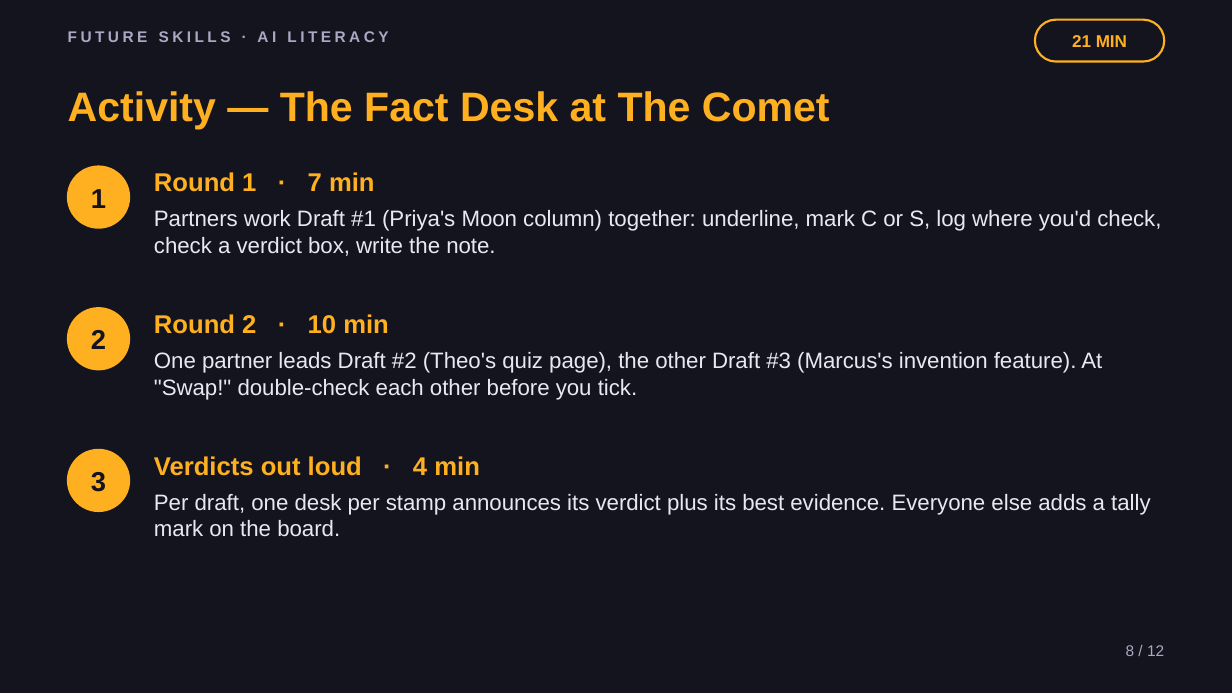
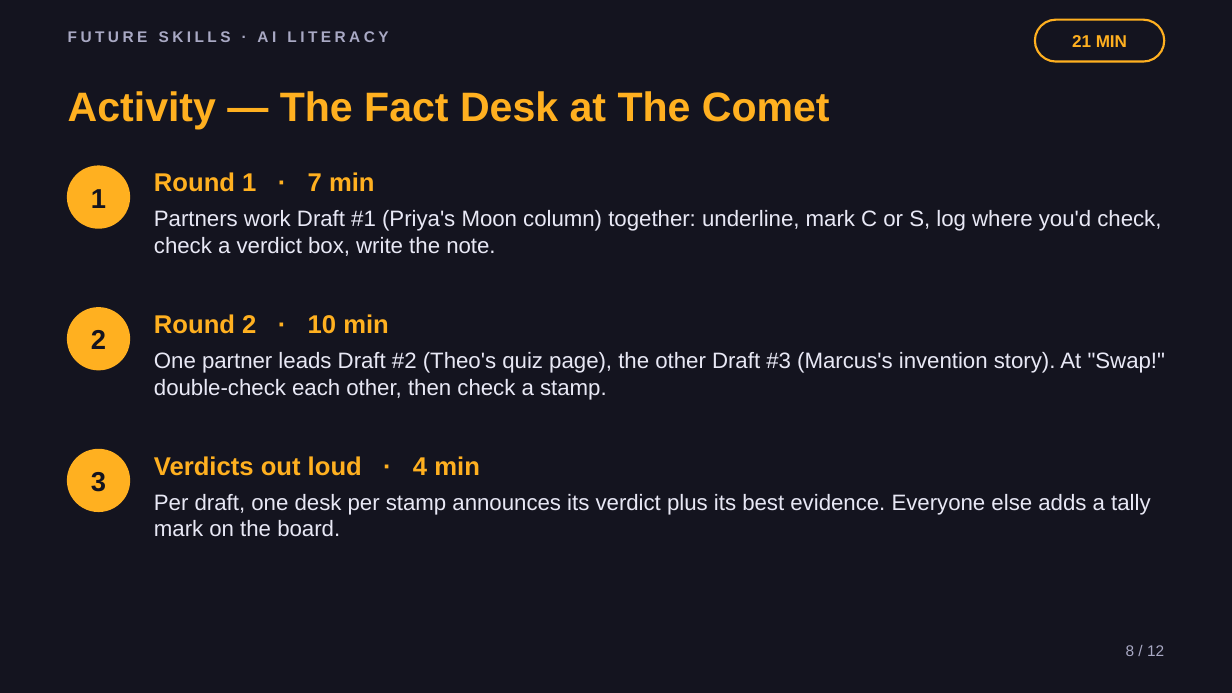
Before and after one commit to phiunit/tptphi, a slide deck: slide 8 of products/ai-fact-check-lab/dist/Hallucination Hunters - Slides.pptx. Drawn at 1232x693 pixels with LibreOffice and Linux fonts; fonts in the diff are those of the drawing. Boxes give left, top, right and bottom in pixels: in the first picture for what was removed or moved away, otherwise in the second. Text is boxed around its words. In the diff, an @@ line names an element or a change of style, - is before the commit and + after.

```diff
--- a/products/ai-fact-check-lab/dist/Hallucination Hunters - Slides.pptx
+++ b/products/ai-fact-check-lab/dist/Hallucination Hunters - Slides.pptx
@@ text at box(154, 352, 1165, 400): text changed @@
-One partner leads Draft #2 (Theo's quiz page), the other Draft #3 (Marcus's invention feature). At "Swap!" double-check each other before you tick.
+One partner leads Draft #2 (Theo's quiz page), the other Draft #3 (Marcus's invention story). At "Swap!" double-check each other, then check a stamp.
```
Also in this commit, not shown: 11 other files.
